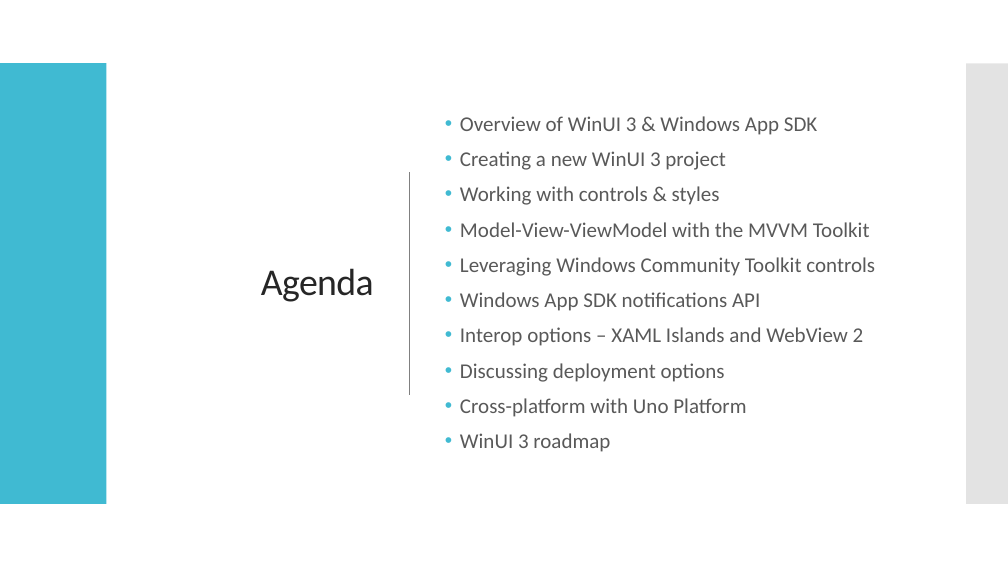
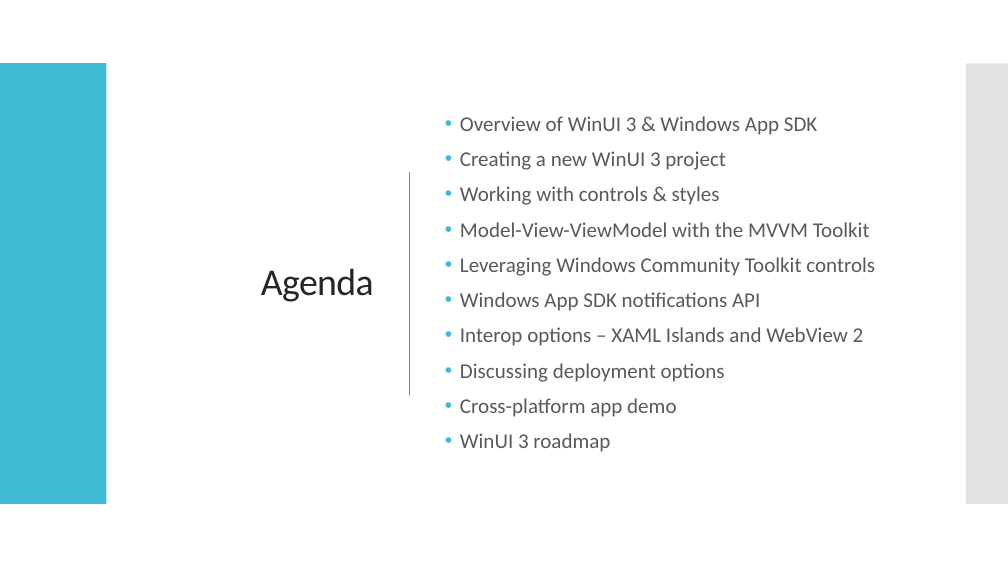
Before and after one commit to alvinashcraft/speaking, a slide deck: slide 4 of 2024/0320_BostonDotNetArch/GetStartedWithWinUI3.pptx. Drawn at 1008x567 pixels with LibreOffice and Linux fonts; fonts in the diff are those of the drawing. Boxes give left, top, right and bottom in pixels: in the first picture for what was removed or moved away, otherwise in the second. Text is boxed around its words. In the diff, an @@ line names an element or a change of style, - is before the commit and + after.

```diff
--- a/2024/0320_BostonDotNetArch/GetStartedWithWinUI3.pptx
+++ b/2024/0320_BostonDotNetArch/GetStartedWithWinUI3.pptx
@@ text at (x1=460, y1=398, x2=676, y2=417): text changed @@
-• Cross-platform with Uno Platform
+• Cross-platform app demo
```
Also in this commit, not shown: 9 slides added.
